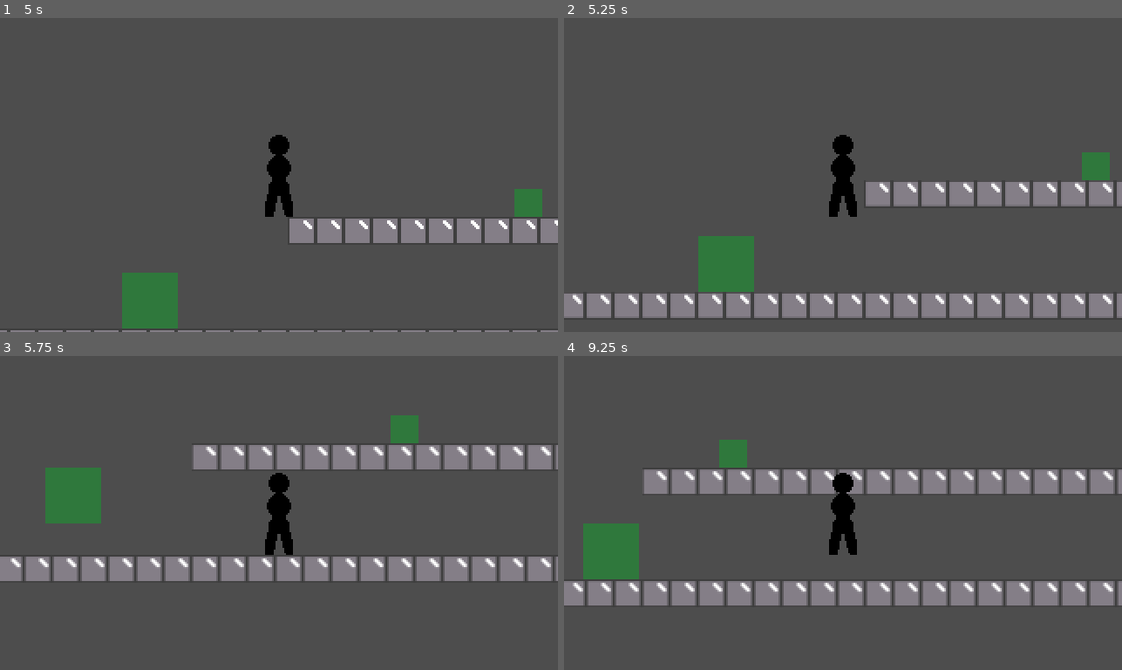
Above: before the commit, frames 1-4 (two rows, left to right).
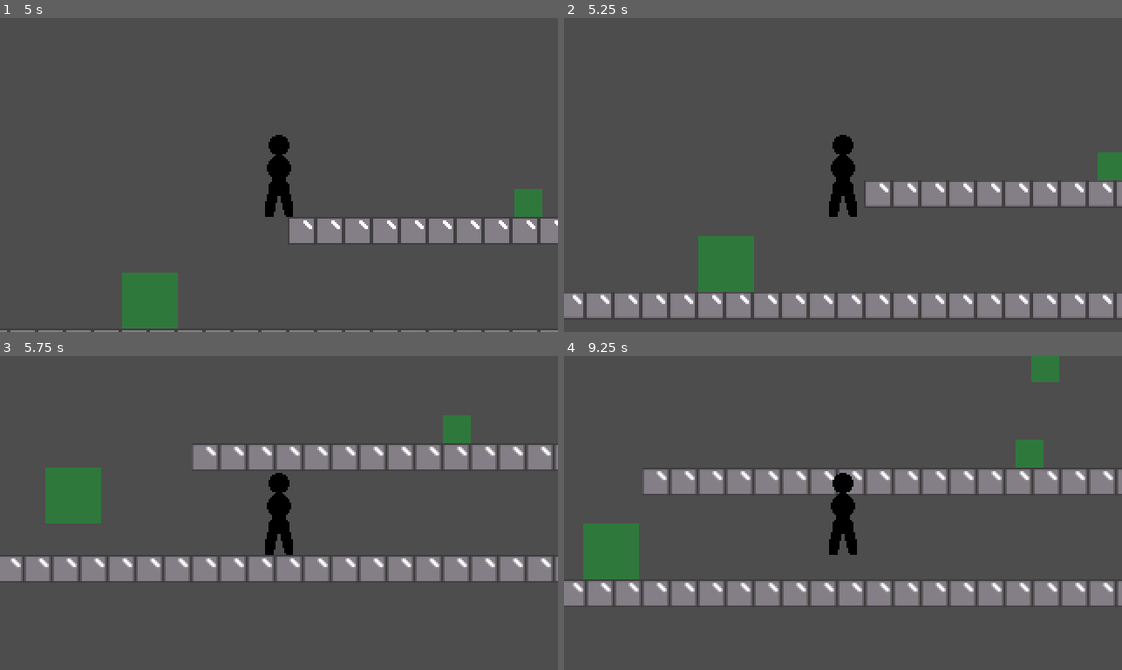
Above: after the commit, the same moments.

Repository: Burning-Cactus/MVM28-Symbiote
Game: Godot game, scene res://main.tscn
Same seed, same stepped clock (60 frames per second), same inputs: the game is played once before the commit and once after it.
Inputs:
- Up to frame 1 (5 s): tap Enter (ui_accept) at 0.5 s; hold Ctrl (slide) 0.53-1.28 s; hold D (move_right) 0.53-2.03 s; tap Space (jump) at 0.77, 1.52, 3.02, 3.77, 4.52 s; tap S (crouch) at 1.35 s; tap Ctrl (slide) at 1.55, 2.3, 3.05, 4.35 s; hold A (move_left) 2.03-2.78 s; hold Shift (run) 2.03-2.78 s; hold D (move_right) 2.78-4.28 s; tap X (shoot) at 2.85 s; hold Ctrl (slide) 3.53-4.28 s; hold A (move_left) from 4.28 s (still down)
- Up to frame 2 (5.25 s): release A (move_left) at 5.03 s; hold D (move_right) from 5.03 s (still down); hold S (crouch) from 5.03 s (still down)
- Up to frame 3 (5.75 s): keep holding D (move_right); keep holding S (crouch); tap Ctrl (slide) at 5.3 s
- Up to frame 4 (9.25 s): release D (move_right) at 5.78 s; release S (crouch) at 5.78 s; hold A (move_left) 5.78-7.28 s; tap Shift (run) at 5.85 s; tap Space (jump) at 6.02, 6.77, 7.52, 9.02 s; tap Ctrl (slide) at 6.05, 7.35, 9.05 s; hold Ctrl (slide) 6.53-7.28 s; tap X (shoot) at 6.6 s; hold D (move_right) from 7.28 s (still down); hold Ctrl (slide) 8.03-8.78 s; tap S (crouch) at 8.85 s

Frame 1 is identical in both runs. In frame 2, 0.4% of the frame differs, in the area x 92-100%, y 42-52%; in frame 3, 0.9%; in frame 4, 1.3%, in the area x 27-89%, y 0-36%.

Commit message:
bat can move and change directions

Diff:
--- a/enemies/mobs/bat/bat.gd
+++ b/enemies/mobs/bat/bat.gd
@@ -1,6 +1,6 @@
 extends CharacterBody2D
 
-var SPEED = 20
+var SPEED = 40
 const jump_strength = -200.0
 var direction = 1
 
@@ -11,21 +11,21 @@
 
 func _process(delta: float):
 	position.x += direction * SPEED * delta
-	if !left_ray_cast.is_colliding(): direction = 1
-	if !right_ray_cast.is_colliding(): direction = -1
+	#if !left_ray_cast.is_colliding(): direction = 1
+	#if !right_ray_cast.is_colliding(): direction = -1
 	if shape_cast.collision_result.any(func(node): return node.collider.name == "Player"):
 		var collision_results = shape_cast.collision_result
 		var player = collision_results.get(collision_results.find_custom(func(node): return node.collider.name == "Player")).collider
+		SPEED = 60
+		direction_timer.paused = true
+		if player.position.x > self.position.x: direction = 1
+		if player.position.x < self.position.x: direction = -1
+	else:
 		SPEED = 40
-		direction_timer.paused = true
-		if player.position.x > self.position.x && is_on_floor(): direction = 1
-		if player.position.x < self.position.x && is_on_floor(): direction = -1
-	else:
-		SPEED = 20
 		direction_timer.paused = false
 
 func _physics_process(delta: float):
-	if !is_on_floor():
-		velocity += get_gravity() * delta
+	move_and_slide()
 
-	move_and_slide()
+func _on_direction_timer_timeout() -> void:
+		direction *= -1
--- a/enemies/mobs/bat/bat.tscn
+++ b/enemies/mobs/bat/bat.tscn
@@ -21,10 +21,11 @@
 [sub_resource type="RectangleShape2D" id="RectangleShape2D_8drqv"]
 size = Vector2(16, 16)
 
-[sub_resource type="RectangleShape2D" id="RectangleShape2D_63lwy"]
-size = Vector2(20, 30)
+[sub_resource type="CircleShape2D" id="CircleShape2D_858wr"]
+radius = 30.0
 
 [node name="bat" type="CharacterBody2D"]
+collision_layer = 2
 script = ExtResource("1_858wr")
 
 [node name="AnimatedSprite2D" type="AnimatedSprite2D" parent="."]
@@ -53,10 +54,13 @@
 target_position = Vector2(0, 30)
 
 [node name="ShapeCast2D" type="ShapeCast2D" parent="."]
-position = Vector2(-64, -7)
-shape = SubResource("RectangleShape2D_63lwy")
+position = Vector2(-64, 0)
+shape = SubResource("CircleShape2D_858wr")
 target_position = Vector2(128, 0)
 collision_mask = 2
 
 [node name="DirectionTimer" type="Timer" parent="."]
 wait_time = 5.0
+autostart = true
+
+[connection signal="timeout" from="DirectionTimer" to="." method="_on_direction_timer_timeout"]
--- a/enemies/mobs/rat/rat.gd
+++ b/enemies/mobs/rat/rat.gd
@@ -29,3 +29,6 @@
 		velocity += get_gravity() * delta
 
 	move_and_slide()
+
+func _on_direction_timer_timeout() -> void:
+	direction *= -1
--- a/enemies/mobs/rat/rat.tscn
+++ b/enemies/mobs/rat/rat.tscn
@@ -61,3 +61,6 @@
 
 [node name="DirectionTimer" type="Timer" parent="."]
 wait_time = 5.0
+autostart = true
+
+[connection signal="timeout" from="DirectionTimer" to="." method="_on_direction_timer_timeout"]
--- a/main.tscn
+++ b/main.tscn
@@ -1,8 +1,9 @@
-[gd_scene load_steps=6 format=3 uid="uid://by41kq6qmby20"]
+[gd_scene load_steps=7 format=3 uid="uid://by41kq6qmby20"]
 
 [ext_resource type="Script" uid="uid://bsw1in4qg60d0" path="res://world.gd" id="1_1bvp3"]
 [ext_resource type="PackedScene" uid="uid://c0qnvdtjf63i0" path="res://room/scenes/test_room_1.tscn" id="1_h2yge"]
 [ext_resource type="PackedScene" uid="uid://cc2a5lylx720" path="res://player/player.tscn" id="2_1bvp3"]
+[ext_resource type="PackedScene" uid="uid://dqeuhtnjpvwks" path="res://enemies/mobs/bat/bat.tscn" id="3_7mycd"]
 [ext_resource type="Script" uid="uid://cs46uhgsmikdr" path="res://player/player_camera.gd" id="3_lquwl"]
 [ext_resource type="PackedScene" uid="uid://icfxe6hmrsvl" path="res://enemies/mobs/rat/rat.tscn" id="5_lquwl"]
 
@@ -12,6 +13,9 @@
 script = ExtResource("1_1bvp3")
 
 [node name="TestRoom1" parent="World" instance=ExtResource("1_h2yge")]
+
+[node name="bat" parent="World" instance=ExtResource("3_7mycd")]
+position = Vector2(392, 39)
 
 [node name="Player" parent="." instance=ExtResource("2_1bvp3")]
 position = Vector2(67, 34)
Not shown: 1 places in game_over.tscn that only renumber resources
